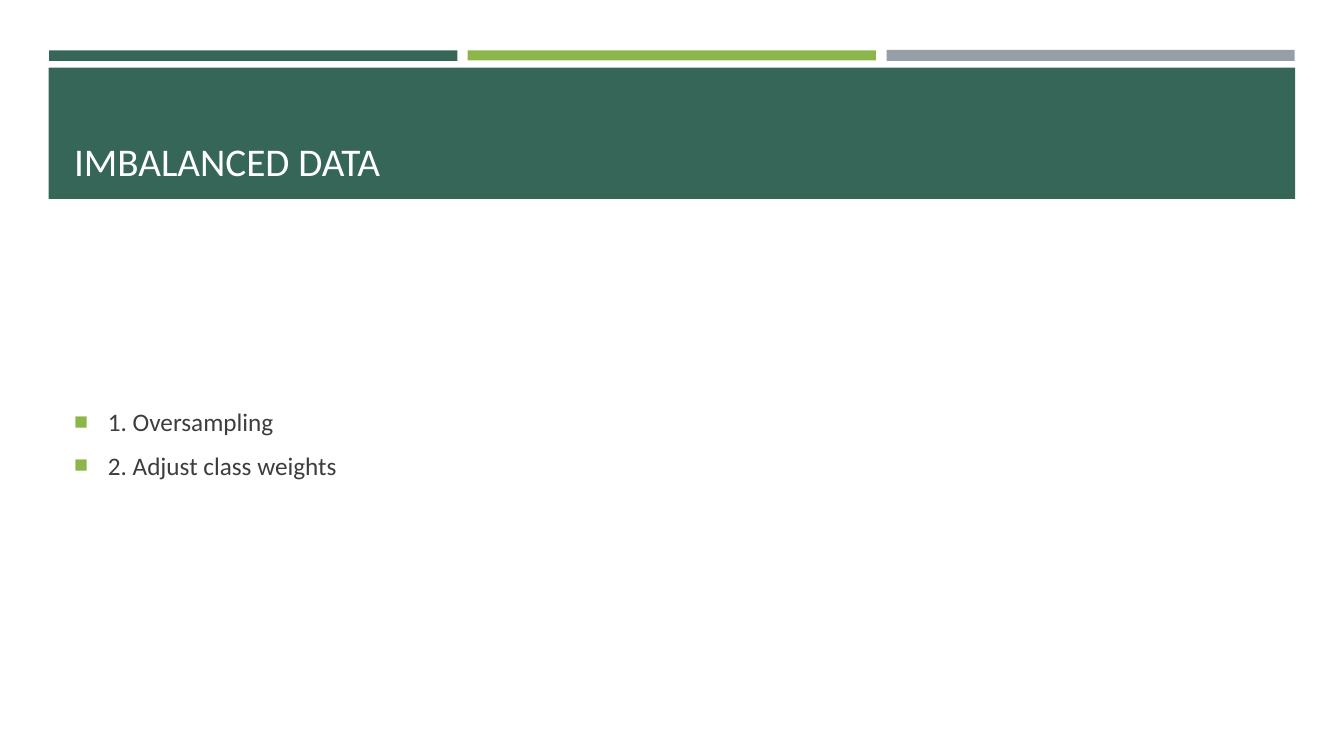
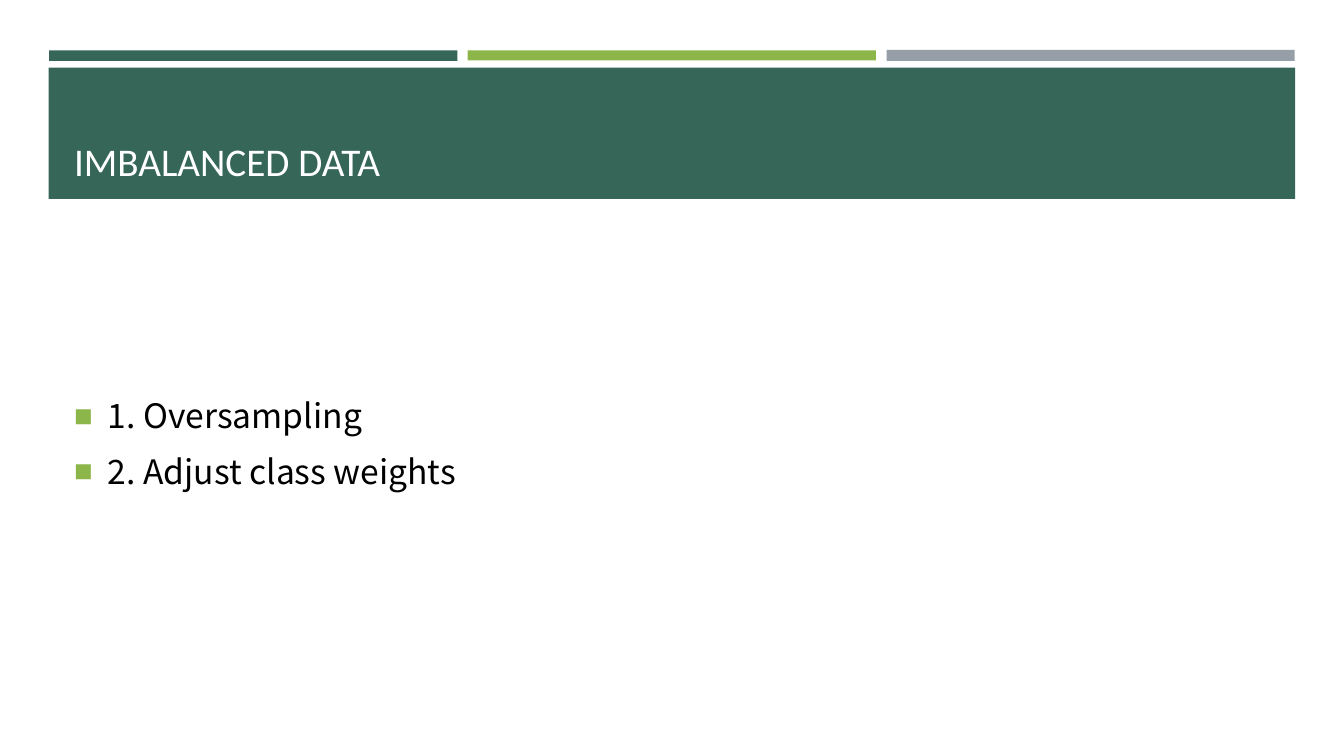
Before and after one commit to p314008dsa/Text-mining, a slide deck: slide 9 of 0610進度報告 .pptx (slide 8 before the commit). Drawn at 1344x756 pixels with LibreOffice and Linux fonts; fonts in the diff are those of the drawing. Boxes give left, top, right and bottom in pixels: in the first picture for what was removed or moved away, otherwise in the second. Text is boxed around its words. In the diff, an @@ line names an element or a change of style, - is before the commit and + after.

```diff
--- a/0610進度報告 .pptx
+++ b/0610進度報告 .pptx
@@ text "1. Oversampling" at (108,401,456,493): size 18 to 24 pt, font Calibri to Noto Sans CJK TC, text colour #3D3D3D to #000000; more space between paragraphs @@
```
Also in this commit, not shown: 6 other slides changed, 6 slides added, 1 slide removed.
